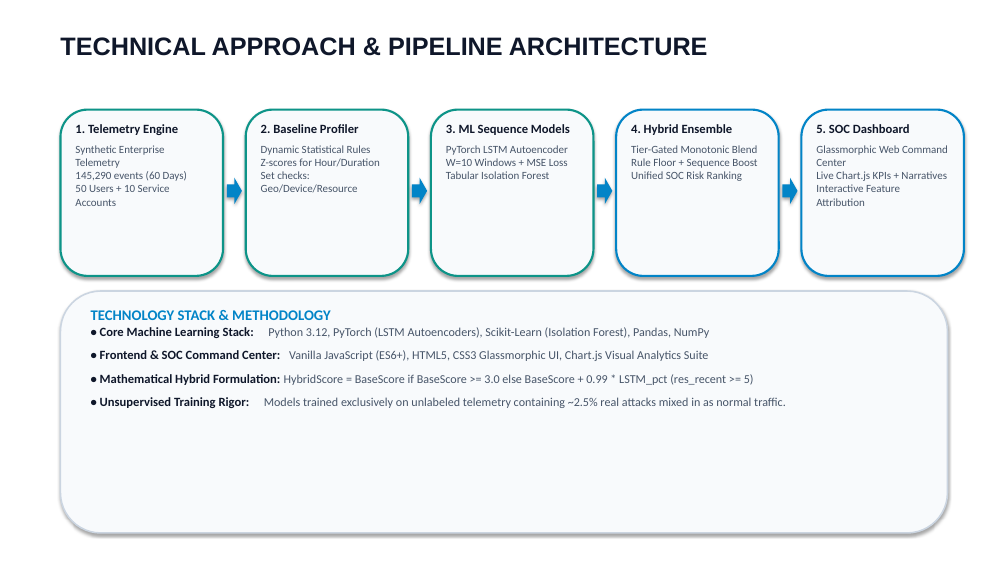
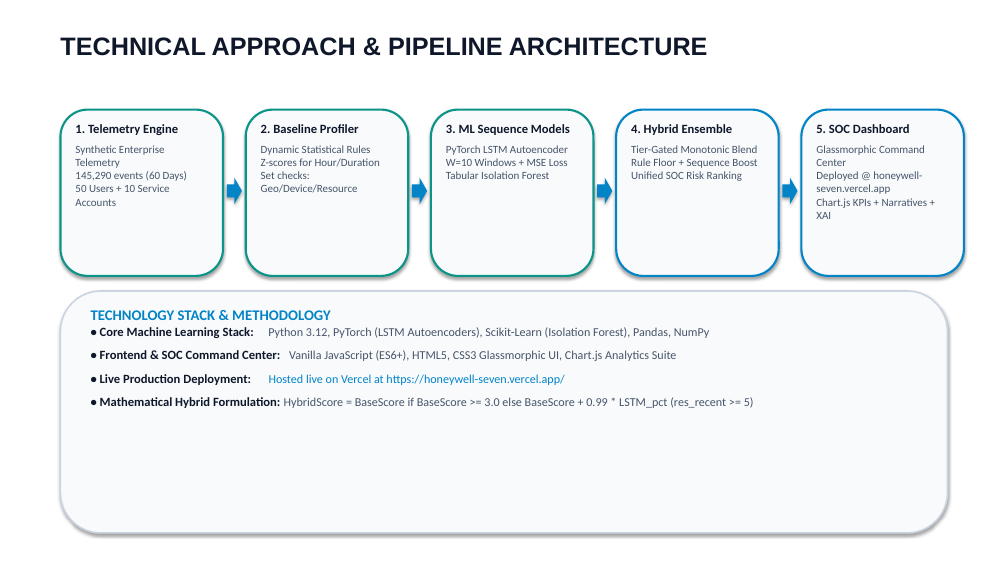
Before and after one commit to irajverma/Honeywell, a slide deck: slide 3 of docs/SentinelAI_SIH_Presentation.pptx. Drawn at 1008x567 pixels with LibreOffice and Linux fonts; fonts in the diff are those of the drawing. Boxes give left, top, right and bottom in pixels: in the first picture for what was removed or moved away, otherwise in the second. Text is boxed around its words. In the diff, an @@ line names an element or a change of style, - is before the commit and + after.

```diff
--- a/docs/SentinelAI_SIH_Presentation.pptx
+++ b/docs/SentinelAI_SIH_Presentation.pptx
@@ text at [816, 145, 928, 219]: text changed @@
-Glassmorphic Web Command Center
-Live Chart.js KPIs + Narratives
-Interactive Feature Attribution
+Glassmorphic Command Center
+Deployed @ honeywell-seven.vercel.app
+Chart.js KPIs + Narratives + XAI
@@ text at [100, 350, 677, 385]: text changed @@
-• Frontend & SOC Command Center: Vanilla JavaScript (ES6+), HTML5, CSS3 Glassmorphic UI, Chart.js Visual Analytics Suite
+• Frontend & SOC Command Center: Vanilla JavaScript (ES6+), HTML5, CSS3 Glassmorphic UI, Chart.js Analytics Suite
+• Live Production Deployment: Hosted live on Vercel at https://honeywell-seven.vercel.app/
@@ text at [100, 397, 786, 408]: paragraph removed @@
-• Unsupervised Training Rigor: Models trained exclusively on unlabeled telemetry containing ~2.5% real attacks mixed in as normal traffic.
```
Also in this commit, not shown: 3 other slides changed, 1 other file.
